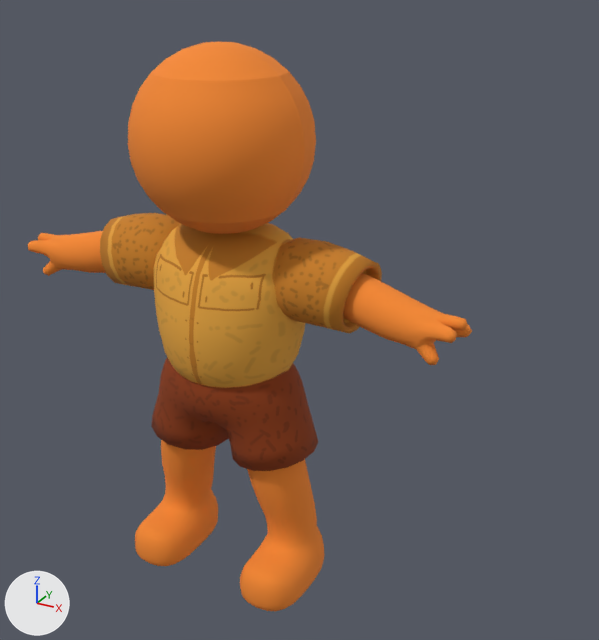
A saved change to the FBX model Assets/Models/player3.fbx.
Both versions are drawn from a 50 mm camera at (1.29, -1.86, 1.87) aimed at (-0.03, 0.53, 0.68). Arrows for +X, +Y and +Z are at lower left; the lights stay in place. The first picture is the older version. Where no turn or scale is listed for an object, it has been applied to the vertices. Vertices at exactly the same position are counted once.

Objects in the first picture: 'BODY.003_ch3 BODY_0', 'CLOTHES.003_ch3 CLOTHES_0', 'HEAD.003_ch3 HEAD_0'.
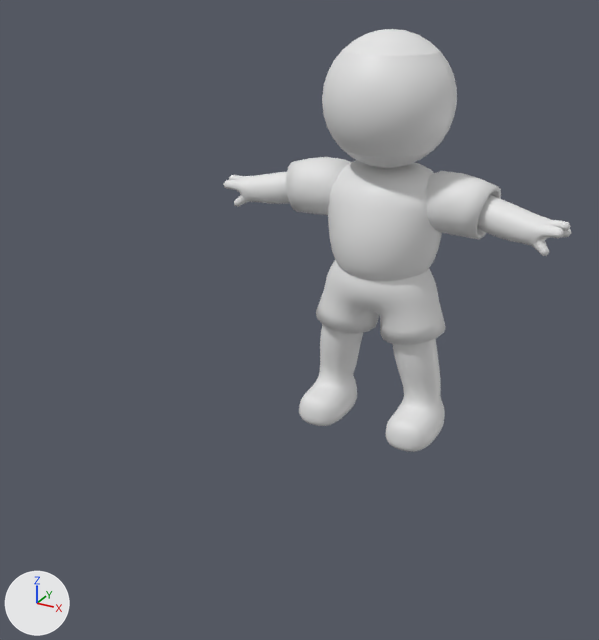
Location of each change, [x1, y1, x2, y2] in pixels of the pictures (599 x 640 px):
'HEAD.003_ch3 HEAD_0', reshaped, moved (85% wider, 120% taller): before [128, 42, 316, 234]; after [223, 29, 572, 452]
'CLOTHES.003_ch3 CLOTHES_0', deleted (brown): before [100, 213, 382, 471]
'BODY.003_ch3 BODY_0', deleted: before [27, 231, 472, 611]
part 1 of me_head_003_ch3_head_0, added: after [223, 157, 572, 452]
part 2 of me_head_003_ch3_head_0, recoloured: before [128, 42, 316, 234]; after [322, 29, 457, 168]

The change, as a diff of the scene's bpy script:
```diff
--- a/Assets/Models/player3.fbx.py
+++ b/Assets/Models/player3.fbx.py
@@ me_head_003_ch3_head_0 @@
 # used by ob_head_003_ch3_head_0; location = (0.0, 0.0, 0.0)
-me_head_003_ch3_head_0.from_pydata(...)  # 482 vertices, 960 faces; spans x -0.263..0.253, y -0.207..0.309, z 1.149..1.665
+me_head_003_ch3_head_0.from_pydata(...)  # 5736 vertices, 11440 faces; spans x -0.746..0.735, y -0.207..0.309, z 0.001..1.665
+# me_head_003_ch3_head_0 part 1: 5254 vertices added at x -0.746..0.735, y -0.173..0.244, z 0.001..1.158
+# me_head_003_ch3_head_0 part 2: 960 faces spanning x -0.263..0.253, y -0.207..0.309, z 1.149..1.665 switch from mat_ch3_head (picture img_ch3_head_basecolor_png) to no material
@@ ob_head_003_ch3_head_0 @@
 ob_head_003_ch3_head_0 = bpy.data.objects.new('HEAD.003_ch3 HEAD_0', me_head_003_ch3_head_0)
-ob_head_003_ch3_head_0.location = (0.0, 0.0, 0.0)
+ob_head_003_ch3_head_0.location = (0.018, 1.12, -0.043)
@@ ob_body_003_ch3_body_0 @@
-ob_body_003_ch3_body_0 = bpy.data.objects.new('BODY.003_ch3 BODY_0', me_body_003_ch3_body_0)
-ob_body_003_ch3_body_0.location = (0.0, 0.0, 0.0)
@@ ob_clothes_003_ch3_clothes_0 @@
-ob_clothes_003_ch3_clothes_0 = bpy.data.objects.new('CLOTHES.003_ch3 CLOTHES_0', me_clothes_003_ch3_clothes_0)
-ob_clothes_003_ch3_clothes_0.location = (0.0, 0.0, 0.0)
```
